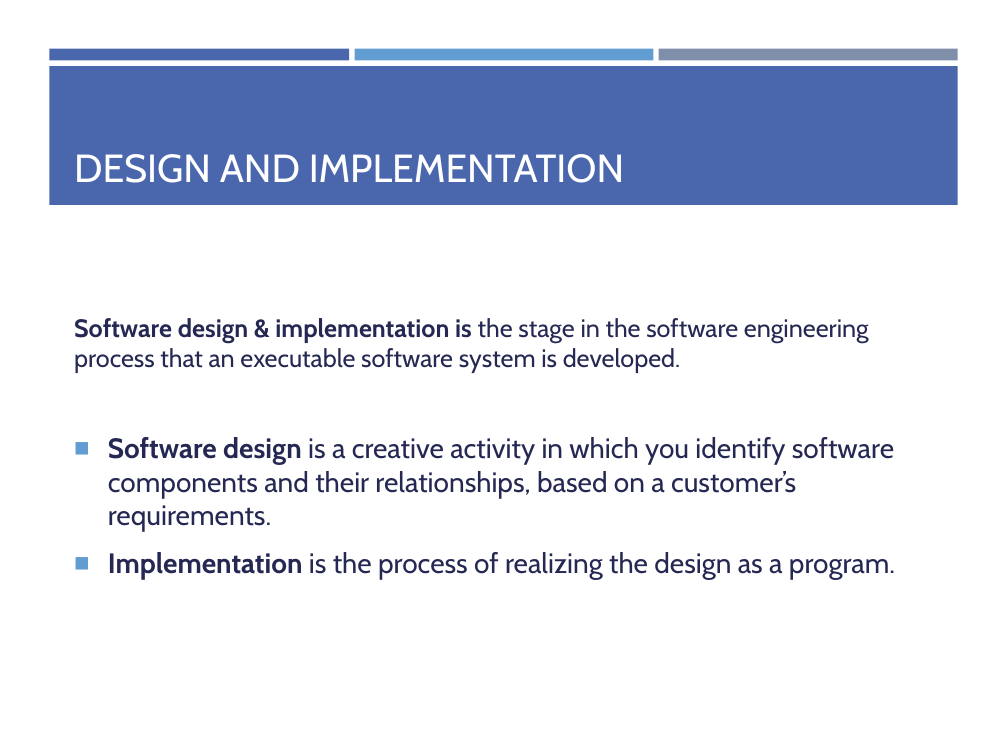
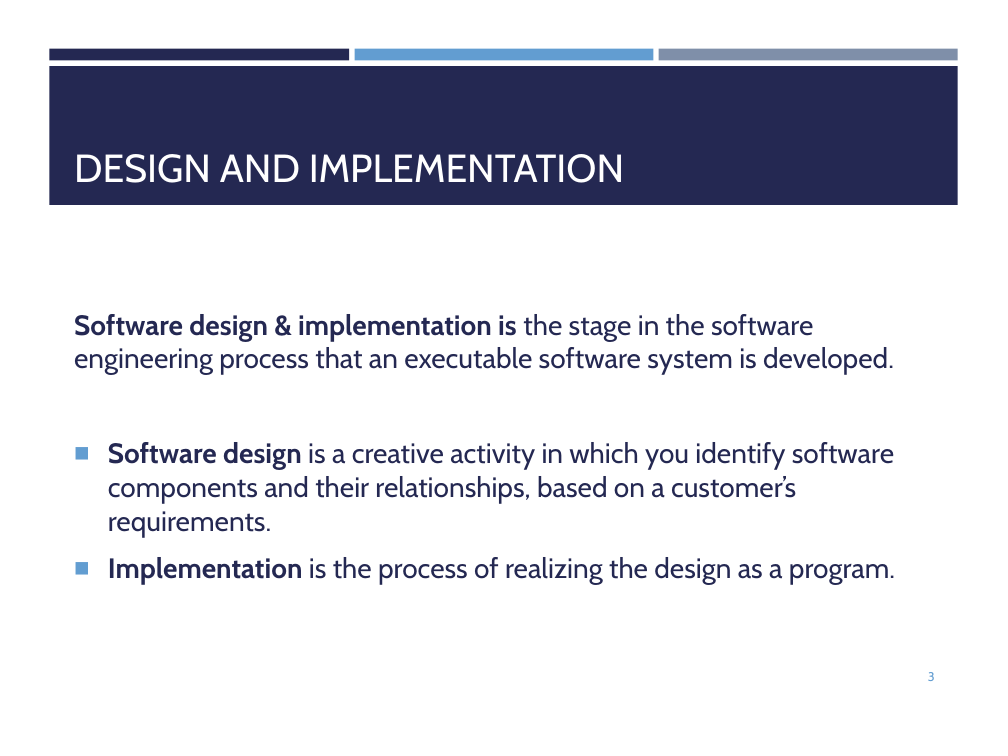
Before and after one commit to yazdipour/presentations, a slide deck: slide 3 of 2019Nov_Design_Implementation/Ch7.pptx (slide 4 before the commit). Drawn at 1008x756 pixels with LibreOffice and Linux fonts; fonts in the diff are those of the drawing. Boxes give left, top, right and bottom in pixels: in the first picture for what was removed or moved away, otherwise in the second. Text is boxed around its words. In the diff, an @@ line names an element or a change of style, - is before the commit and + after.

```diff
--- a/2019Nov_Design_Implementation/Ch7.pptx
+++ b/2019Nov_Design_Implementation/Ch7.pptx
@@ rectangle at [49, 48, 349, 60]: fill #4A66AC to #242852 @@
@@ rectangle at [49, 67, 958, 206]: fill #4A66AC to #242852 @@
@@ text at [74, 314, 894, 375]: size 18 to 20 pt in "Software design & implementation is the stage ..." @@
@@ page number added at [928, 672, 935, 681], 9 pt, text #629DD1 @@
+3
```
Also in this commit, not shown: 18 other slides changed, 5 slides added, 5 slides removed, 3 other files.
